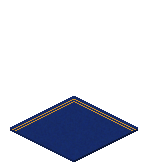
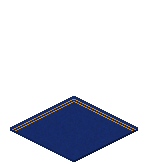
Before/after of a 148×164 layered artwork. What changed in the layer stack:
painted on "Stripes", unmasked it over left=12, top=99, right=136, bottom=131
renamed "Layer 6 copy" to "Iso_Deco_Ground_Carpet_Blue_08", painted on it over left=12, top=97, right=136, bottom=133
